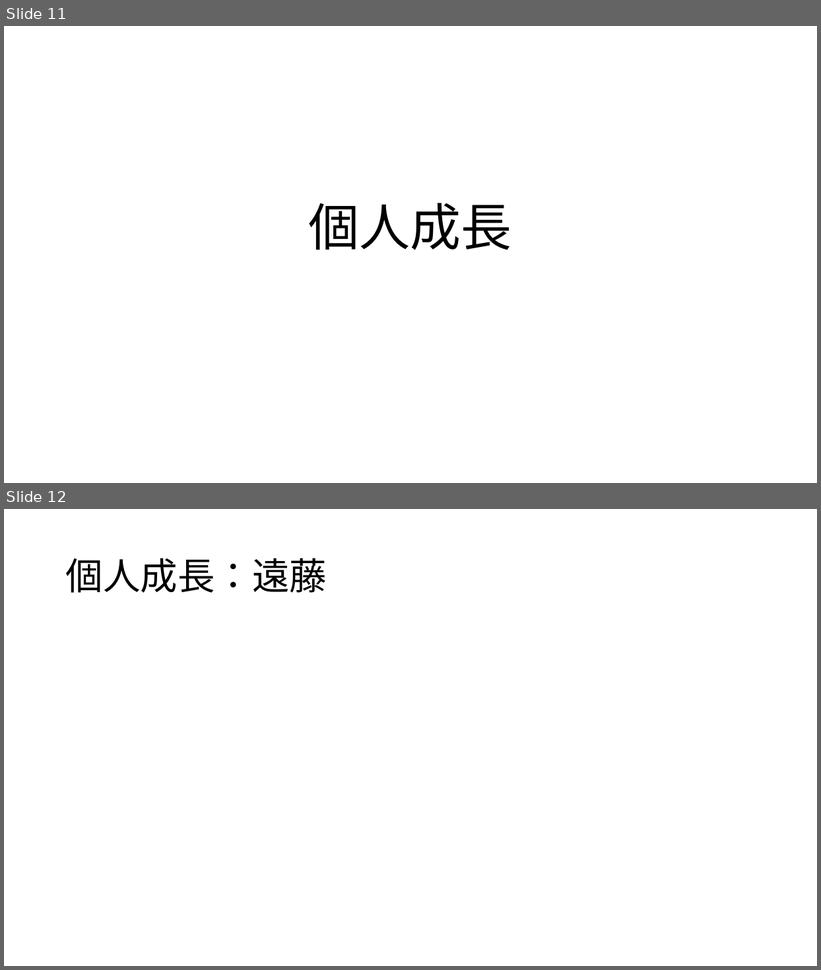
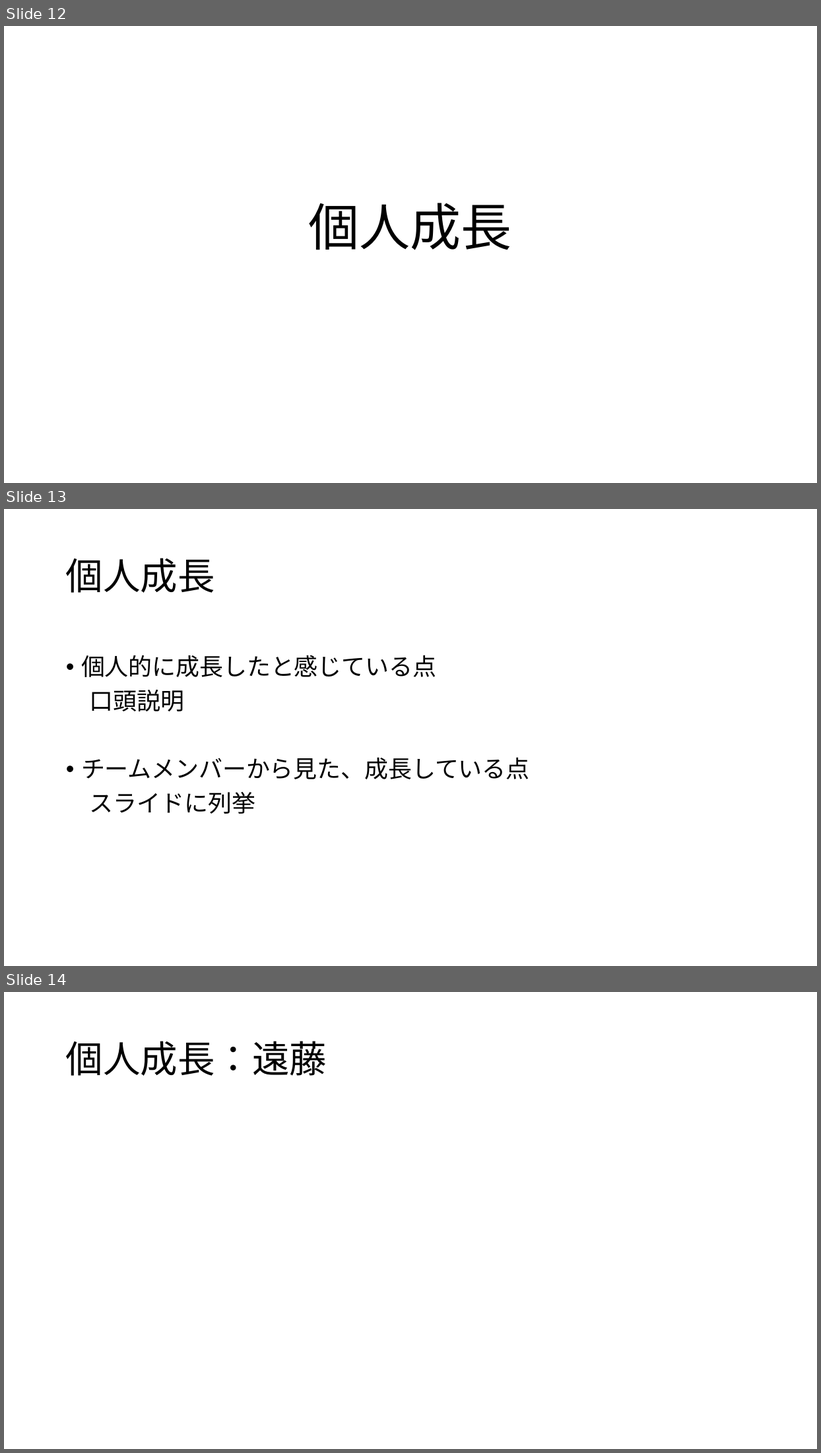
Before and after one commit to dojo2022/B-3, a slide deck: doc/B3炙りえんがわ_成果発表会資料.pptx. Shown one above the other, each under a label of ours: slides 11 and 12 before the commit, slides 12, 13 and 14 after it. The pictures are 821x970 and 821x1453 pixels, drawn with LibreOffice and Linux fonts; fonts in the diff are those of the drawing. Boxes give left, top, right and bottom in pixels: in the first picture for what was removed or moved away, otherwise in the second. Text is boxed around its words. In the diff, an @@ line names an element or a change of style, - is before the commit and + after.

```diff
--- a/doc/B3炙りえんがわ_成果発表会資料.pptx
+++ b/doc/B3炙りえんがわ_成果発表会資料.pptx
@@ slide 13 added at bbox=[4, 509, 817, 966], background #FFFFFF @@
@@ title added at bbox=[66, 558, 215, 593], 44 pt, text #000000 @@
+個人成長
@@ text added at bbox=[81, 655, 530, 814], 28 pt, text #000000 @@
+• 個人的に成長したと感じている点
+口頭説明
+• チームメンバーから見た、成長している点
+スライドに列挙
@@ what was slide 11 is now slide 12 @@
@@ what was slide 12 is now slide 14 @@
```
Also in this commit, not shown: 2 slides changed, 1 other slide added.
